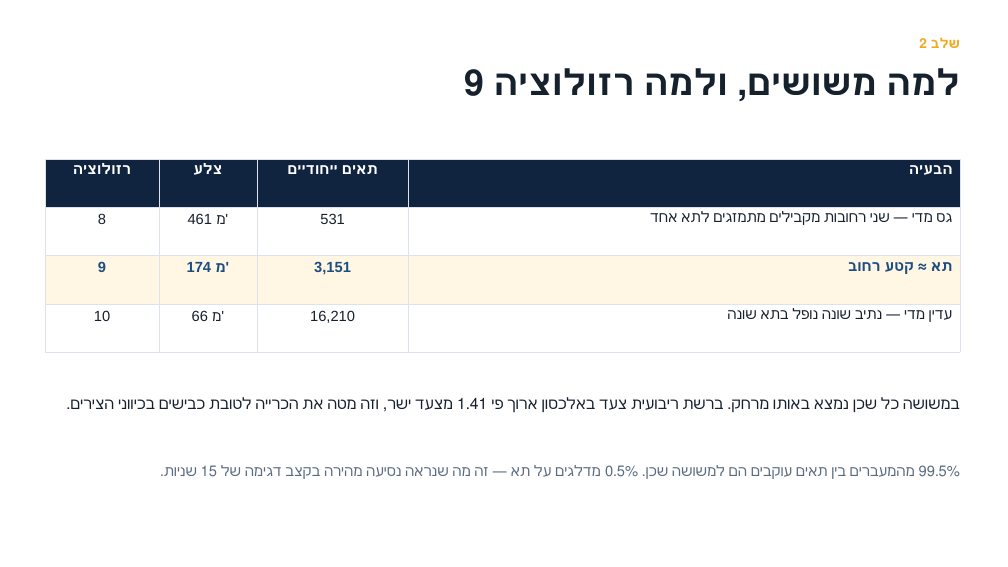
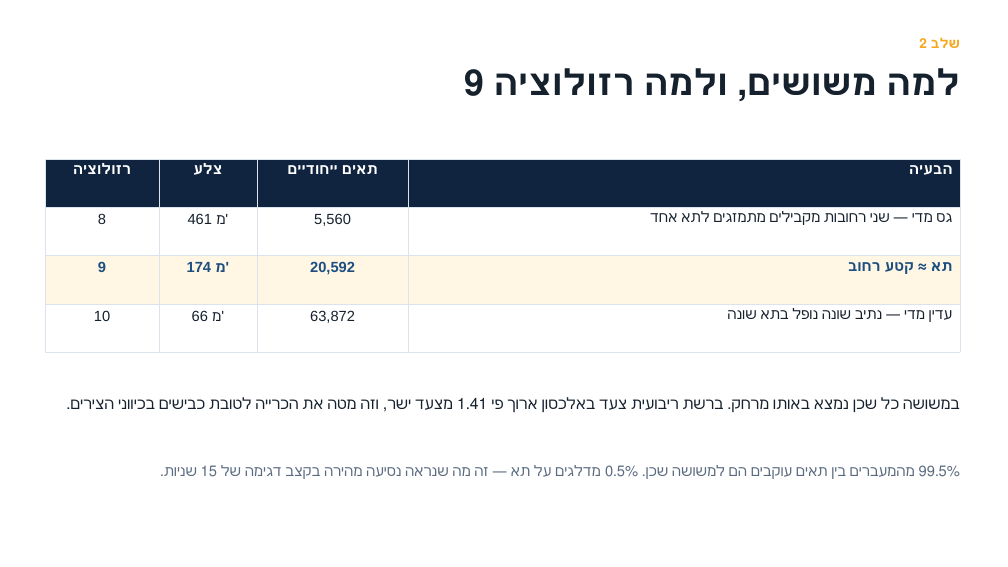
Before and after one commit to Omri5790/porto-taxi-project, a slide deck: slide 5 of output/porto_defence_he.pptx. Drawn at 1008x567 pixels with LibreOffice and Linux fonts; fonts in the diff are those of the drawing. Boxes give left, top, right and bottom in pixels: in the first picture for what was removed or moved away, otherwise in the second. Text is boxed around its words. In the diff, an @@ line names an element or a change of style, - is before the commit and + after.

```diff
--- a/output/porto_defence_he.pptx
+++ b/output/porto_defence_he.pptx
@@ table at bbox=[45, 159, 960, 327] @@
-row 2, column 3: 531
+row 2, column 3: 5,560
-row 3, column 3: 3,151
+row 3, column 3: 20,592
-row 4, column 3: 16,210
+row 4, column 3: 63,872
```
Also in this commit, not shown: 10 other slides changed, 20 other files.
